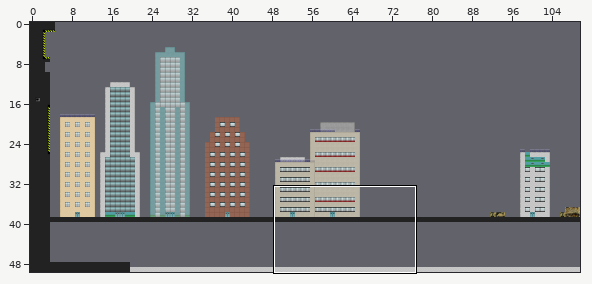
Tiled map -- MagnetBoy/MagnetBoy/MagnetBoyContent/WillysMap.tmx. Above, an overview of the earlier version with the close-up marked.
Close-up. First the earlier version:
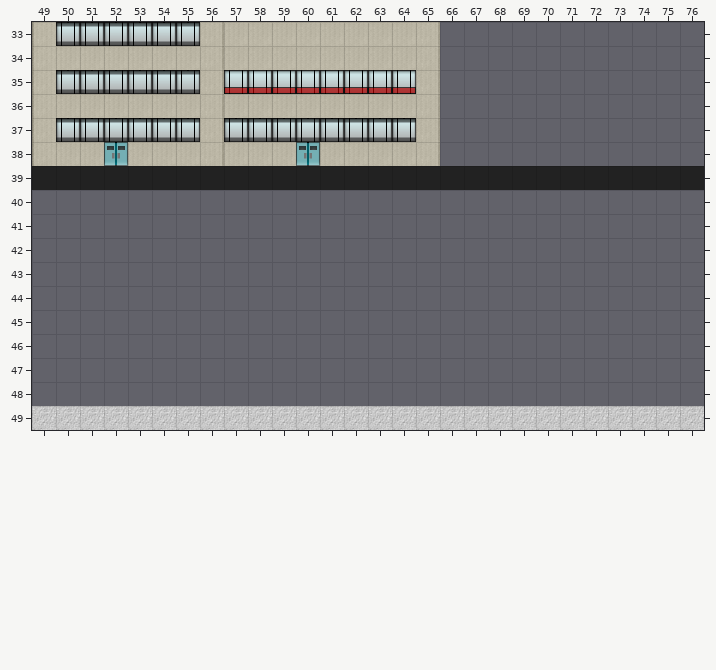
Cells are 32x32 px. Shown: x 49..76, y 33..49. The commit also changed other parts of the map, which this record leaves out. Tiles whose own drawing changed are shown in their newer look in all pictures. The old version is drawn lined up with the new one.
New version:
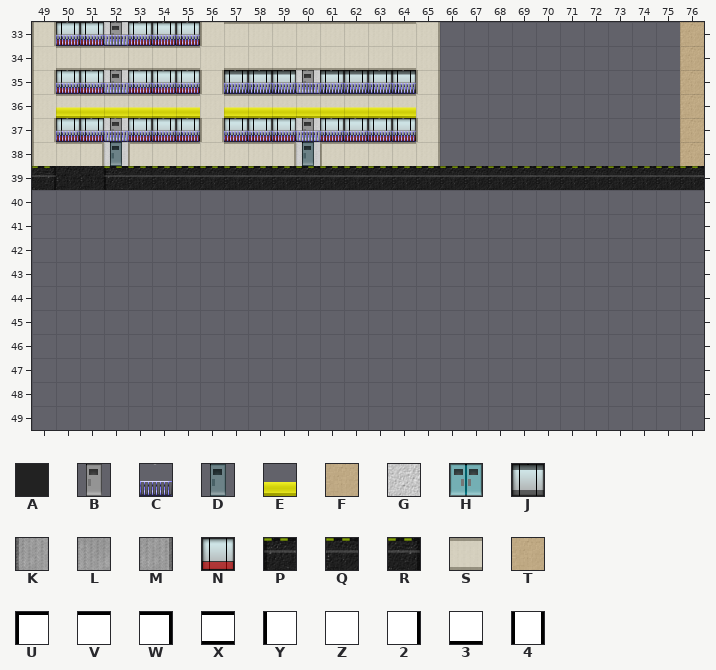
Key: from "FactoryTileSheet": A 7; from "cityDecor": B 4, C 10, D 14, E 22; from "cityPaint": F 6; from "citySheet": G 23, H 87, J 192, K 210, L 211, M 212, N 213; from "citySolid": P 60, Q 61, R 62; from "cityTexture": S 0, T 1; from "genericBlock": U 0, V 1, W 2, X 4, Y 8, Z 9, 2 10, 3 17, 4 32.
_ is an empty cell.
Tiles replaced or removed in this view: A, G, H, J, K, L, M, N.
Tiles of an added or newly shown layer are drawn over the layers below it.
See-through tiles are keyed as they look on the map.
The edit:
Changed rows in their new state; . is an unchanged cell.
map size 200x50 -> 200x40 cells
Layer "test layer" (removed):
first column x 49:
33 _________________...........
34 _________________...........
35 _________________...........
36 _________________...........
37 _________________...........
38 _________________...........
39 _.._________________________
first column x 49:
49 ____________________________
Layer "block" (added):
first column x 49:
33 4..Z...YVVVVVVVV2
34 YXXXXXXZ333333332
35 4..Z...4...Z....4
36 YXXXXXXZXXXXXXXX2
37 4..Z...4...Z....4
38 YVWZUVVZVVWZUVVV2
Layer "texture" (added):
first column x 49:
33 S..S...SSSSSSSSSS..........T
34 SSSSSSSSSSSSSSSSS..........T
35 S..S...S...S....S..........T
36 SSSSSSSSSSSSSSSSS..........T
37 S..S...S...S....S..........T
38 SSSSSSSSSSSSSSSSS..........T
Layer "solid" (added):
first column x 49:
39 R..PQQQQQQQQQQQQQQQQQQQQQQQQ
Layer "paint":
first column x 76:
33 F
34 F
35 F
36 F
37 F
38 F
Layer "decor" (added):
first column x 50:
33 NNBNNN.........
35 NNBNNN.JJJBJJJJ
36 EEEEEE.EEEEEEEE
37 NNBNNN.NNNBNNNN
38 ..D.......D....
Layer "decor2" (added):
first column x 50:
33 CCCCCC.........
35 CCCCCC.CCCCCCCC
37 CCCCCC.CCCCCCCC
Boxes around the changes in both close-ups, in picture pixels (x1, y1, x2, y2):
changed: (32, 22, 704, 190)
removed: (32, 406, 704, 430)
